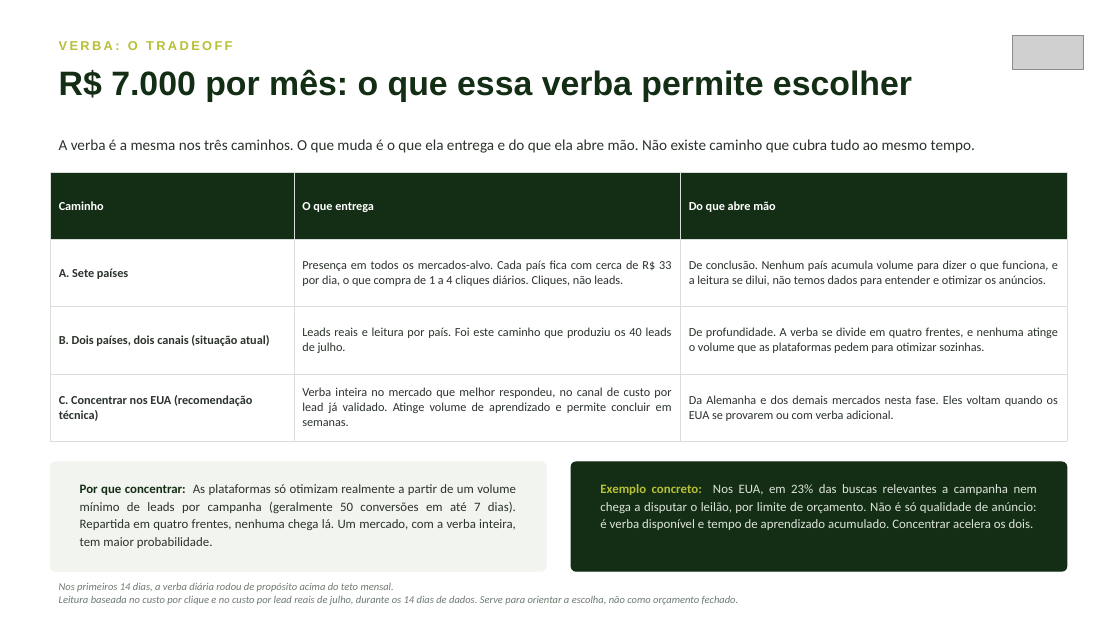
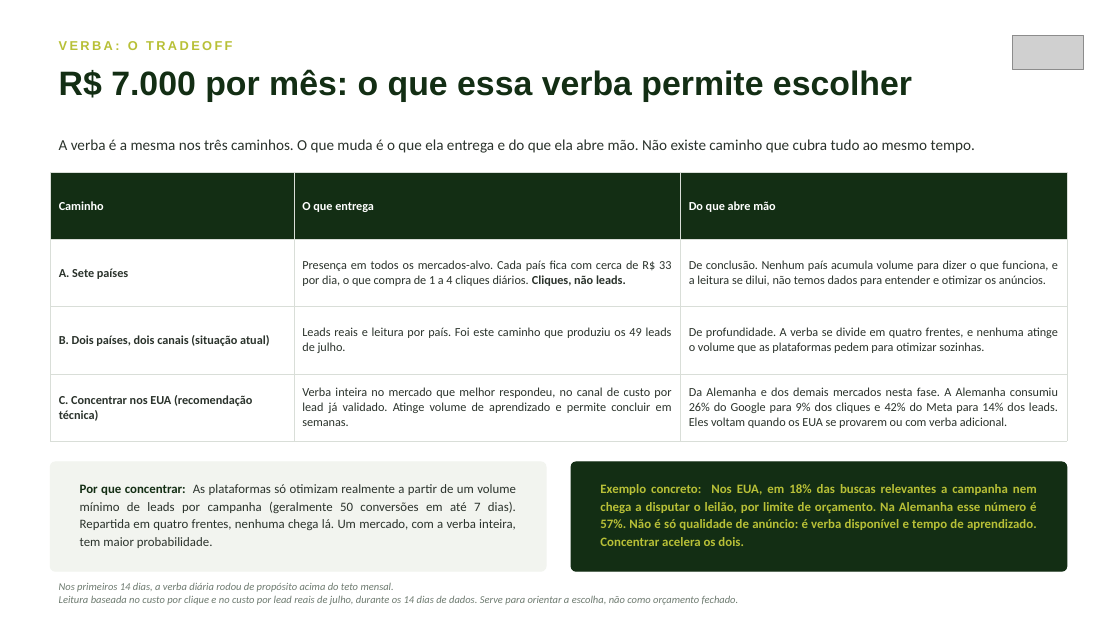
Before and after one commit to gpr25/arqOS, a slide deck: slide 6 of Triunfo do Brasil/marketing/relatorios/triunfo-resultados-julho.pptx. Drawn at 1120x630 pixels with LibreOffice and Linux fonts; fonts in the diff are those of the drawing; grey boxes stand for pictures. Boxes give left, top, right and bottom in pixels: in the first picture for what was removed or moved away, otherwise in the second. Text is boxed around its words. In the diff, an @@ line names an element or a change of style, - is before the commit and + after.

```diff
--- a/Triunfo do Brasil/marketing/relatorios/triunfo-resultados-julho.pptx
+++ b/Triunfo do Brasil/marketing/relatorios/triunfo-resultados-julho.pptx
@@ table at (50, 172, 1067, 441) @@
-row 3, column 2: Leads reais e leitura por país. Foi este caminho que produziu os 40 leads de julho.
+row 3, column 2: Leads reais e leitura por país. Foi este caminho que produziu os 49 leads de julho.
-row 4, column 3: Da Alemanha e dos demais mercados nesta fase. Eles voltam quando os EUA se provarem ou com verba adicional.
+row 4, column 3: Da Alemanha e dos demais mercados nesta fase. A Alemanha consumiu 26% do Google para 9% dos cliques e 42% do Meta para 14% dos leads. Eles voltam quando os EUA se provarem ou com verba adicional.
@@ bold on in "Cliques, não leads." @@
@@ text at (600, 484, 1037, 546): text changed; text colour #DDE3DB to #B8C037; bold on @@
-Exemplo concreto: Nos EUA, em 23% das buscas relevantes a campanha nem chega a disputar o leilão, por limite de orçamento. Não é só qualidade de anúncio: é verba disponível e tempo de aprendizado acumulado. Concentrar acelera os dois.
+Exemplo concreto: Nos EUA, em 18% das buscas relevantes a campanha nem chega a disputar o leilão, por limite de orçamento. Na Alemanha esse número é 57%. Não é só qualidade de anúncio: é verba disponível e tempo de aprendizado. Concentrar acelera os dois.
```
Also in this commit, not shown: 6 other slides changed, 38 other files.
